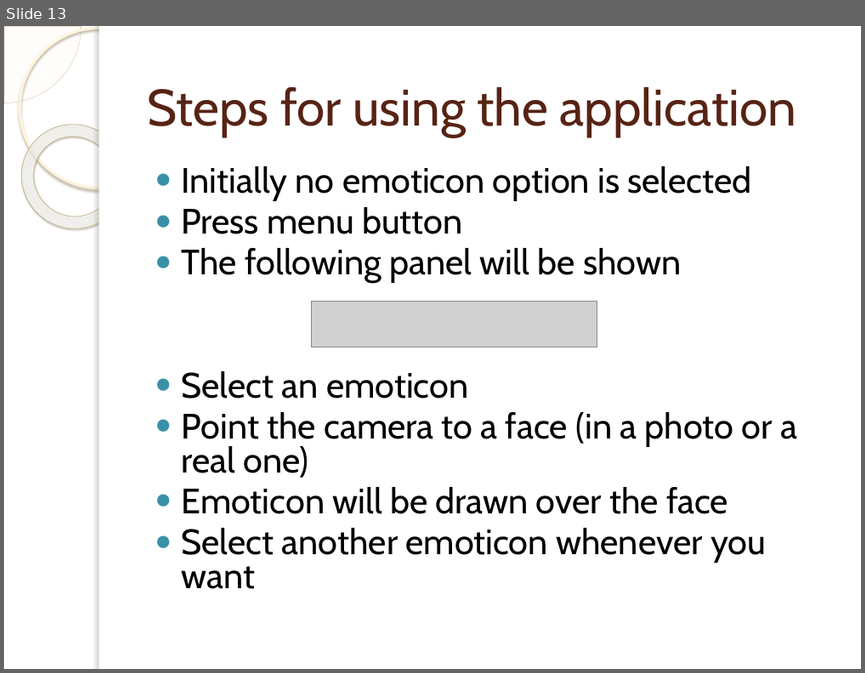
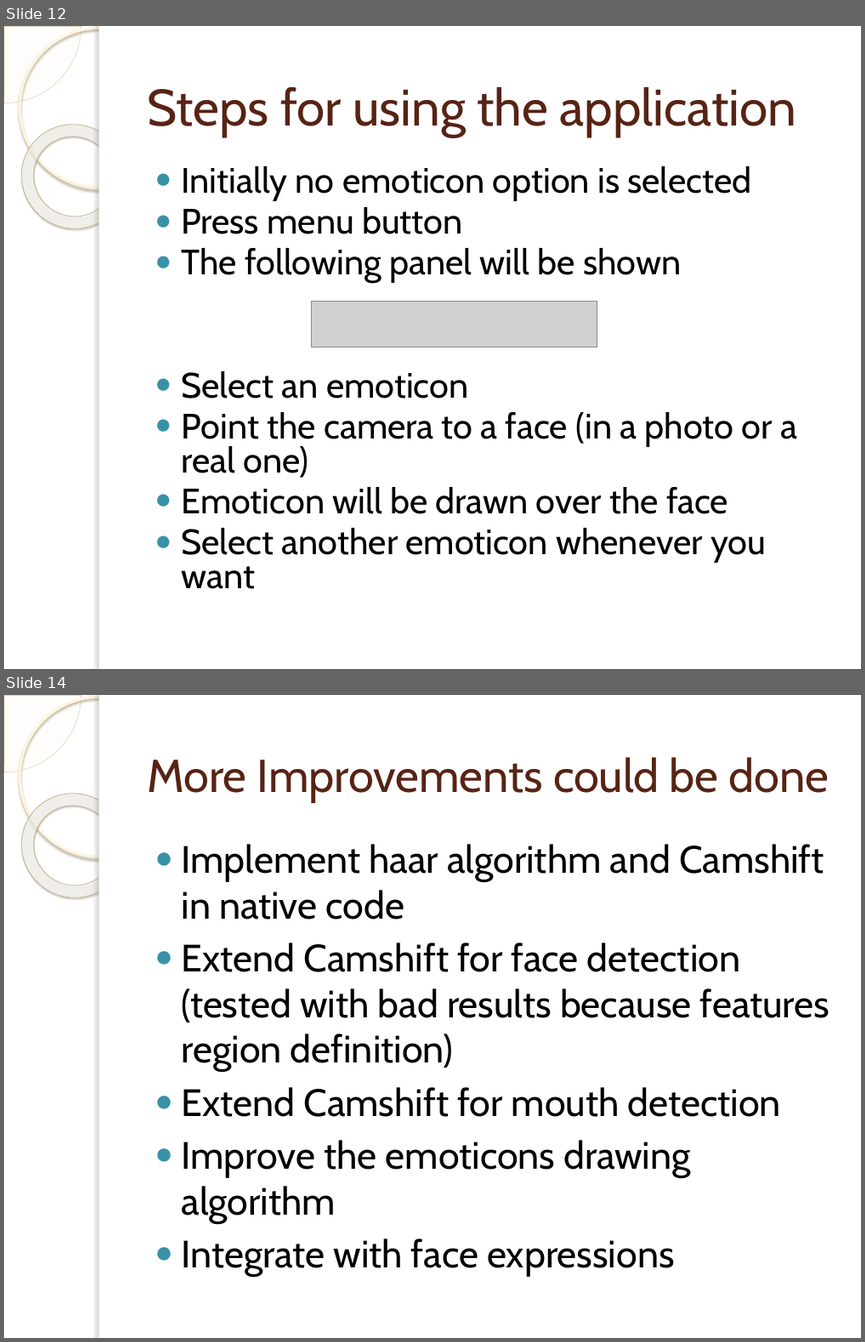
Before and after one commit to desperado1992/ivandroid, a slide deck: Presentacion/doc/EMOTICONIZER.pptx. Shown one above the other, each under a label of ours: slide 13 before the commit, slides 12 and 14 after it; the slides between them are not shown. The pictures are 865x673 and 865x1342 pixels, drawn with LibreOffice and Linux fonts; fonts in the diff are those of the drawing; grey boxes stand for pictures; background and template pictures are left out. Boxes give left, top, right and bottom in pixels: in the first picture for what was removed or moved away, otherwise in the second. Text is boxed around its words. In the diff, an @@ line names an element or a change of style, - is before the commit and + after.

```diff
--- a/Presentacion/doc/EMOTICONIZER.pptx
+++ b/Presentacion/doc/EMOTICONIZER.pptx
@@ slide 14 added at (4, 695, 861, 1338), background picture (left out); not listed: 5 template elements that a slide beside it also shows @@
@@ title added at (147, 757, 829, 803), 38.7 pt, text #572314 @@
+More Improvements could be done
@@ text added at (182, 844, 829, 1276), 32 pt, text #000000 @@
+● Implement haar algorithm and Camshift in native code
+● Extend Camshift for face detection (tested with bad results because features region definition)
+● Extend Camshift for mouth detection
+● Improve the emoticons drawing algorithm
+● Integrate with face expressions
@@ what was slide 13 is now slide 12 @@
```
Also in this commit, not shown: 6 slides changed, 3 other slides added, 1 slide removed.
